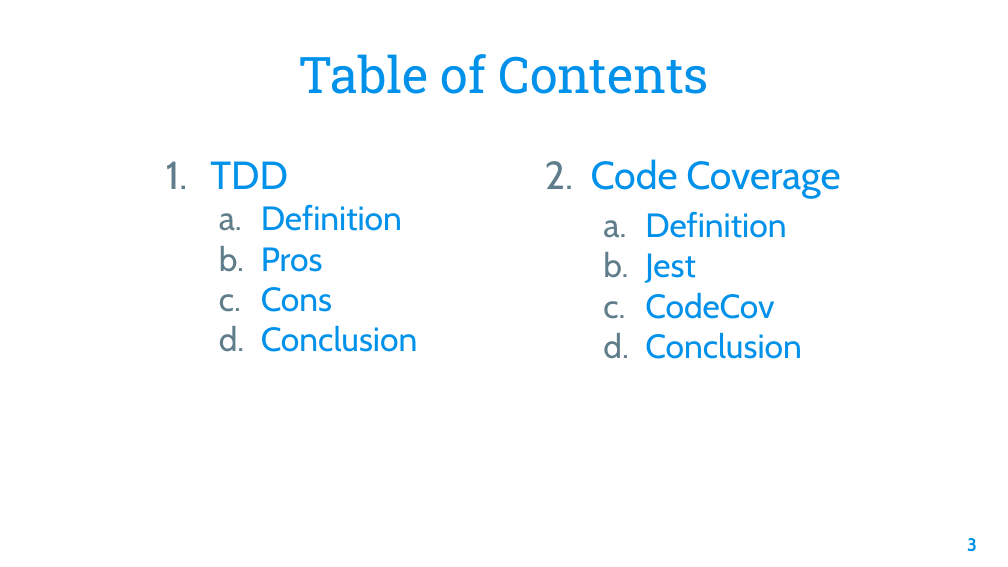
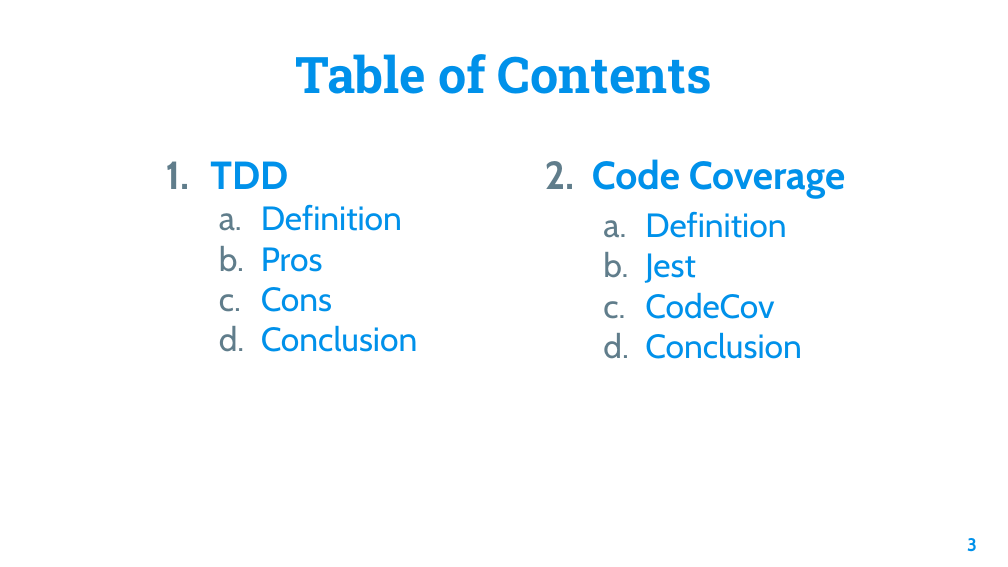
Before and after one commit to ULL-ESIT-PAI-2021-2022/2021-2022-pai-tdd-codecov-gabriel-pablo, a slide deck: slide 3 of slides/TDD+Coverage.pptx. Drawn at 1008x567 pixels with LibreOffice and Linux fonts; fonts in the diff are those of the drawing; background and template pictures are left out. Boxes give left, top, right and bottom in pixels: in the first picture for what was removed or moved away, otherwise in the second. Text is boxed around its words. In the diff, an @@ line names an element or a change of style, - is before the commit and + after.

```diff
--- a/slides/TDD+Coverage.pptx
+++ b/slides/TDD+Coverage.pptx
@@ title "Table of Contents" at <box>296,54,712,94</box>: bold on @@
@@ text at <box>210,161,288,189</box>: bold on in "TDD" @@
@@ text at <box>545,159,846,199</box>: bold on in "2. Code Coverage" @@
```
Also in this commit, not shown: 10 other slides changed, 9 slides added, 1 slide removed, 2 other files.
